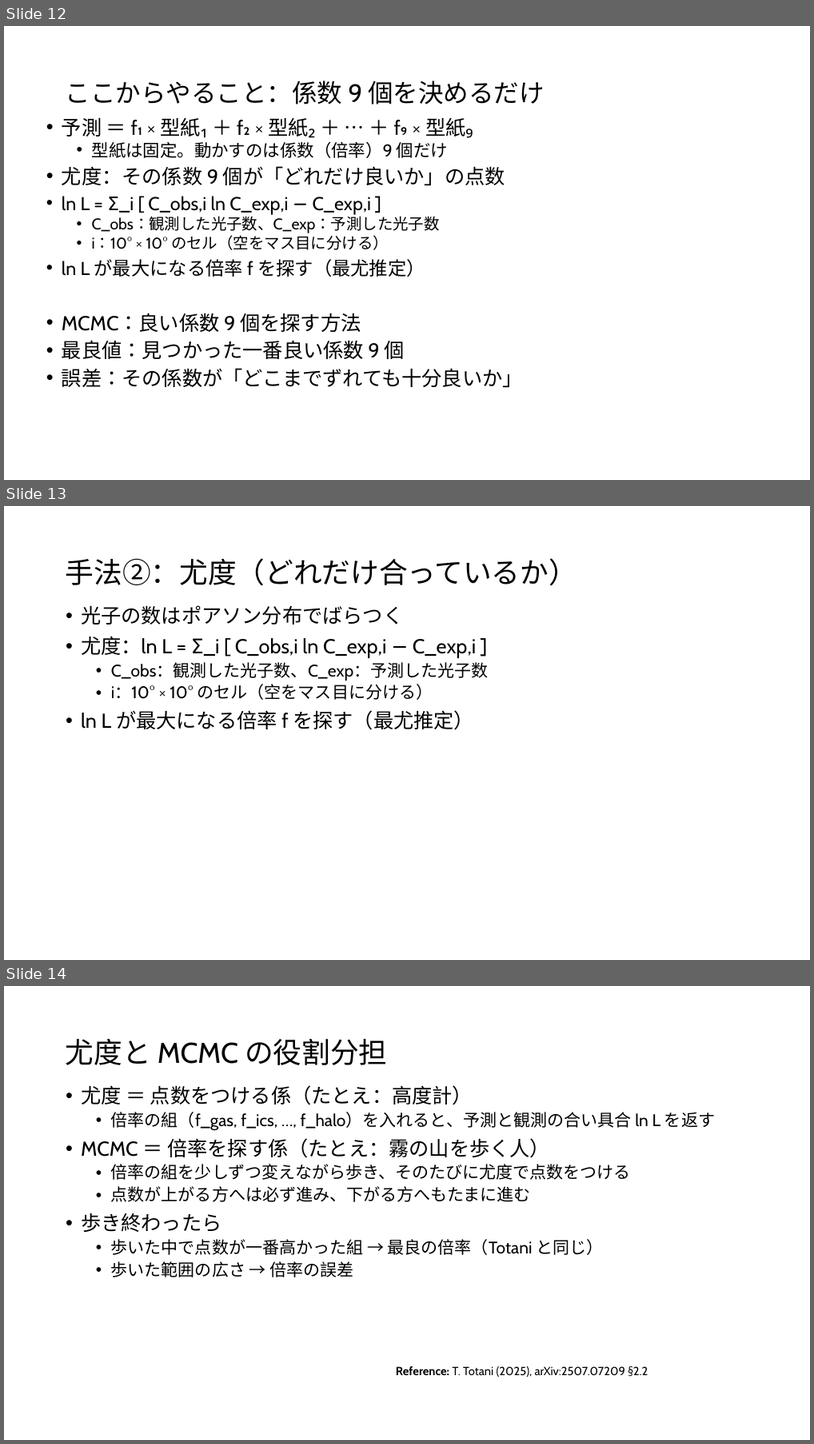
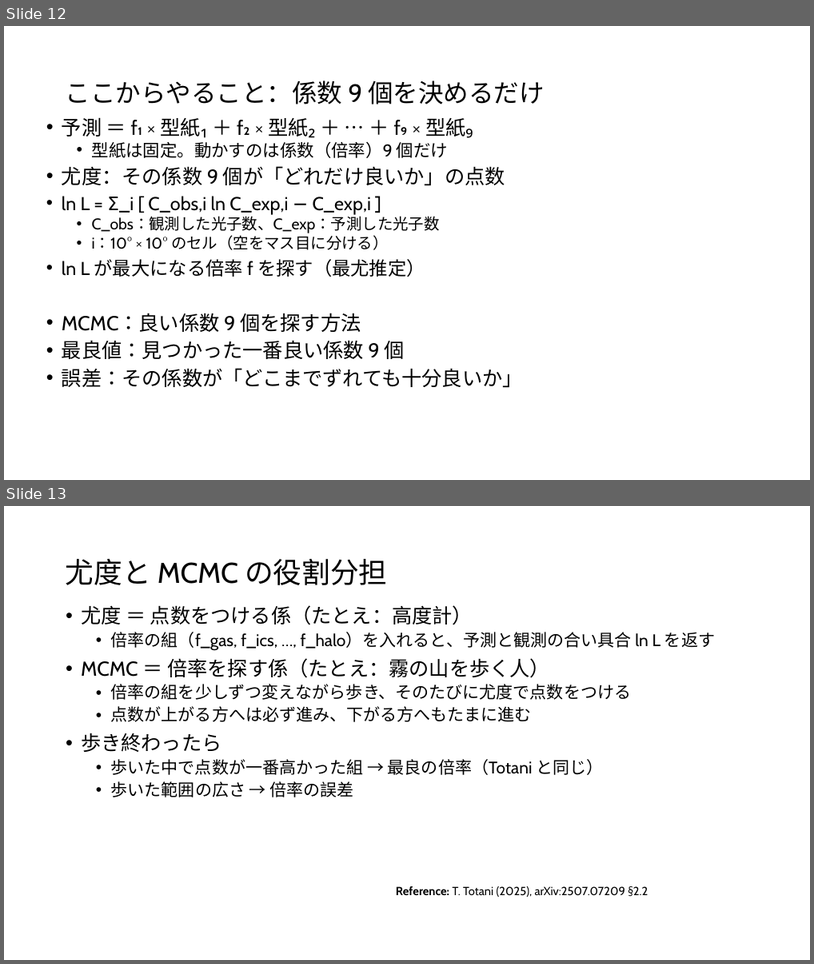
Before and after one commit to Mikann20041029/darkmatter-slides, a slide deck: slides/2026-10-03_研究進捗報告_claude.pptx. Shown one above the other, each under a label of ours: slides 12, 13 and 14 before the commit, slides 12 and 13 after it. The pictures are 814x1444 and 814x964 pixels, drawn with LibreOffice and Linux fonts; fonts in the diff are those of the drawing. Boxes give left, top, right and bottom in pixels: in the first picture for what was removed or moved away, otherwise in the second. Text is boxed around its words. In the diff, an @@ line names an element or a change of style, - is before the commit and + after.

Commit message:
slides: 本人の編集版を更新 (10-03 12:38)

```diff
--- a/slides/2026-10-03_研究進捗報告_claude.pptx
+++ b/slides/2026-10-03_研究進捗報告_claude.pptx
@@ slide 13 removed at [4, 506, 810, 960], background #FFFFFF @@
@@ title removed at [66, 558, 578, 586] @@
-手法②：尤度（どれだけ合っているか）
@@ text removed at [81, 605, 489, 730] @@
-• 光子の数はポアソン分布でばらつく
-• 尤度：ln L = Σ_i [ C_obs,i ln C_exp,i − C_exp,i ]
-  • C_obs：観測した光子数、C_exp：予測した光子数
-  • i：10° × 10° のセル（空をマス目に分ける）
-• ln L が最大になる倍率 f を探す（最尤推定）
@@ what was slide 14 is now slide 13 @@
```
